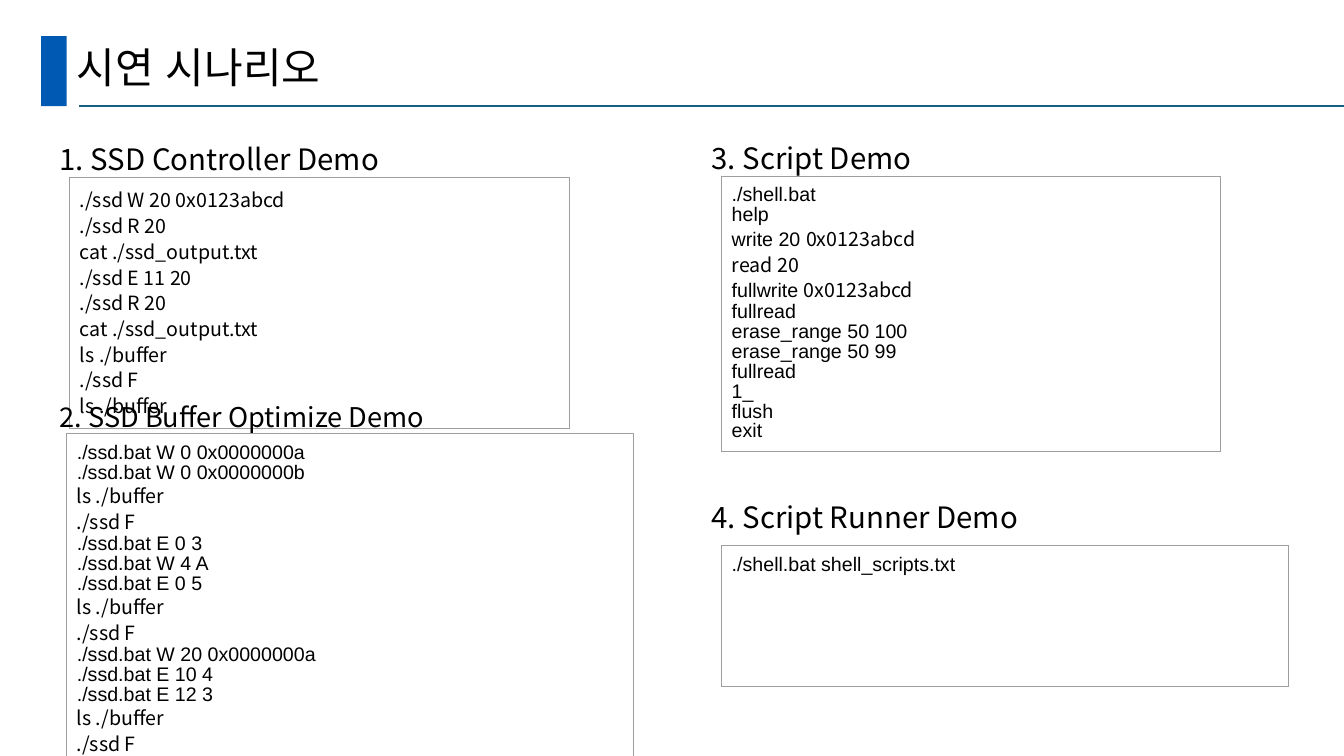
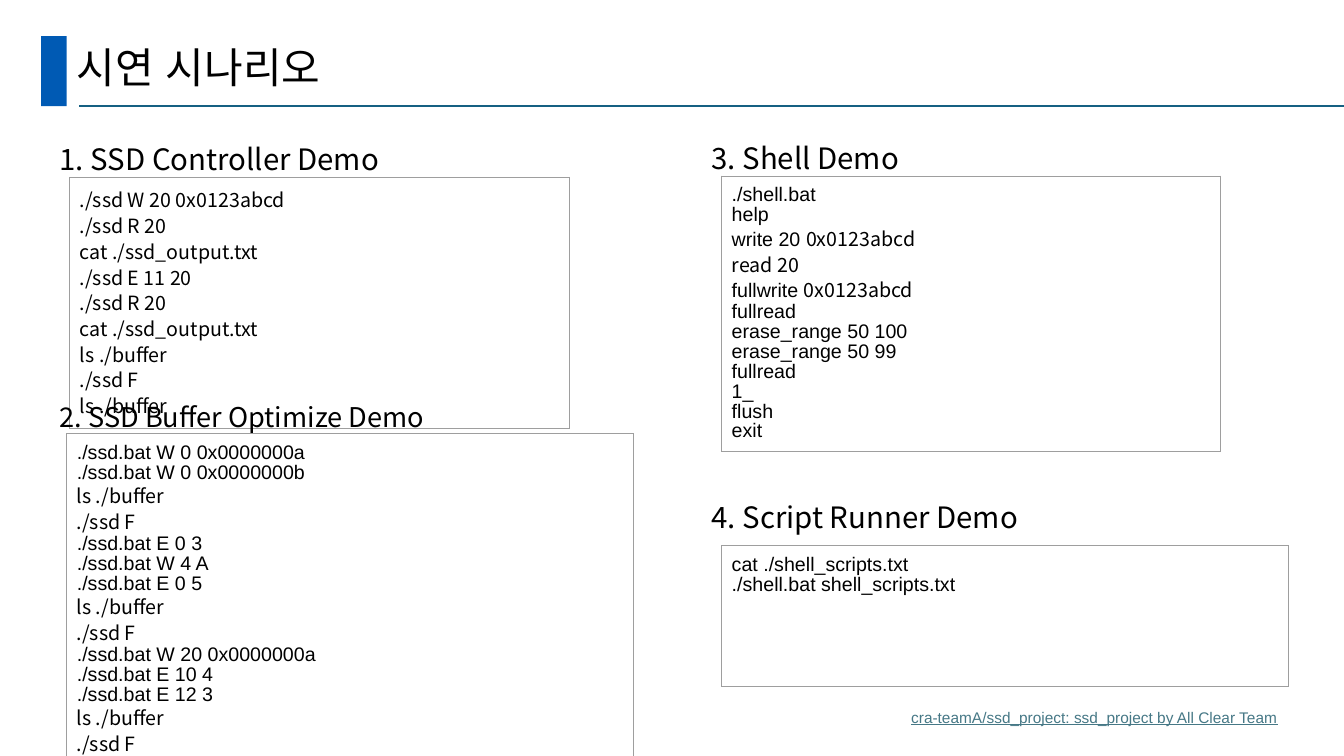
Before and after one commit to cra-teamA/ssd_project, a slide deck: slide 18 of A조 발표.pptx. Drawn at 1344x756 pixels with LibreOffice and Linux fonts; fonts in the diff are those of the drawing. Boxes give left, top, right and bottom in pixels: in the first picture for what was removed or moved away, otherwise in the second. Text is boxed around its words. In the diff, an @@ line names an element or a change of style, - is before the commit and + after.

```diff
--- a/A조 발표.pptx
+++ b/A조 발표.pptx
@@ text at (711,145,899,177): text changed @@
-3. Script Demo
+3. Shell Demo
@@ table at (722,545,1289,756) @@
-row 1, column 1: ./shell.bat shell_scripts.txt
+row 1, column 1: cat ./shell_scripts.txt / ./shell.bat shell_scripts.txt
@@ text added at (911,712,1277,726), 11 pt, text #467886, underline @@
+cra-teamA/ssd_project: ssd_project by All Clear Team
```
Also in this commit, not shown: 6 other slides changed.
